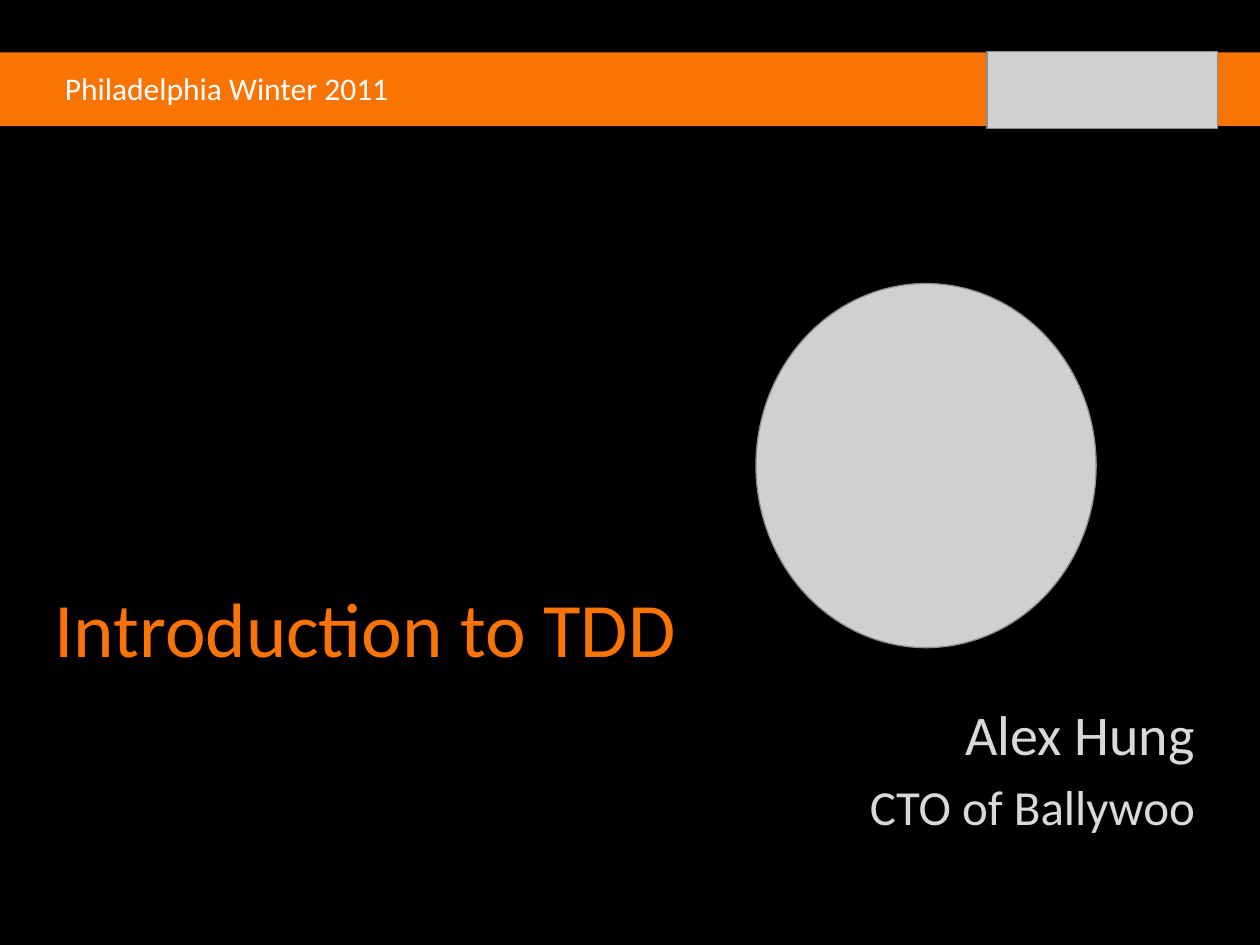
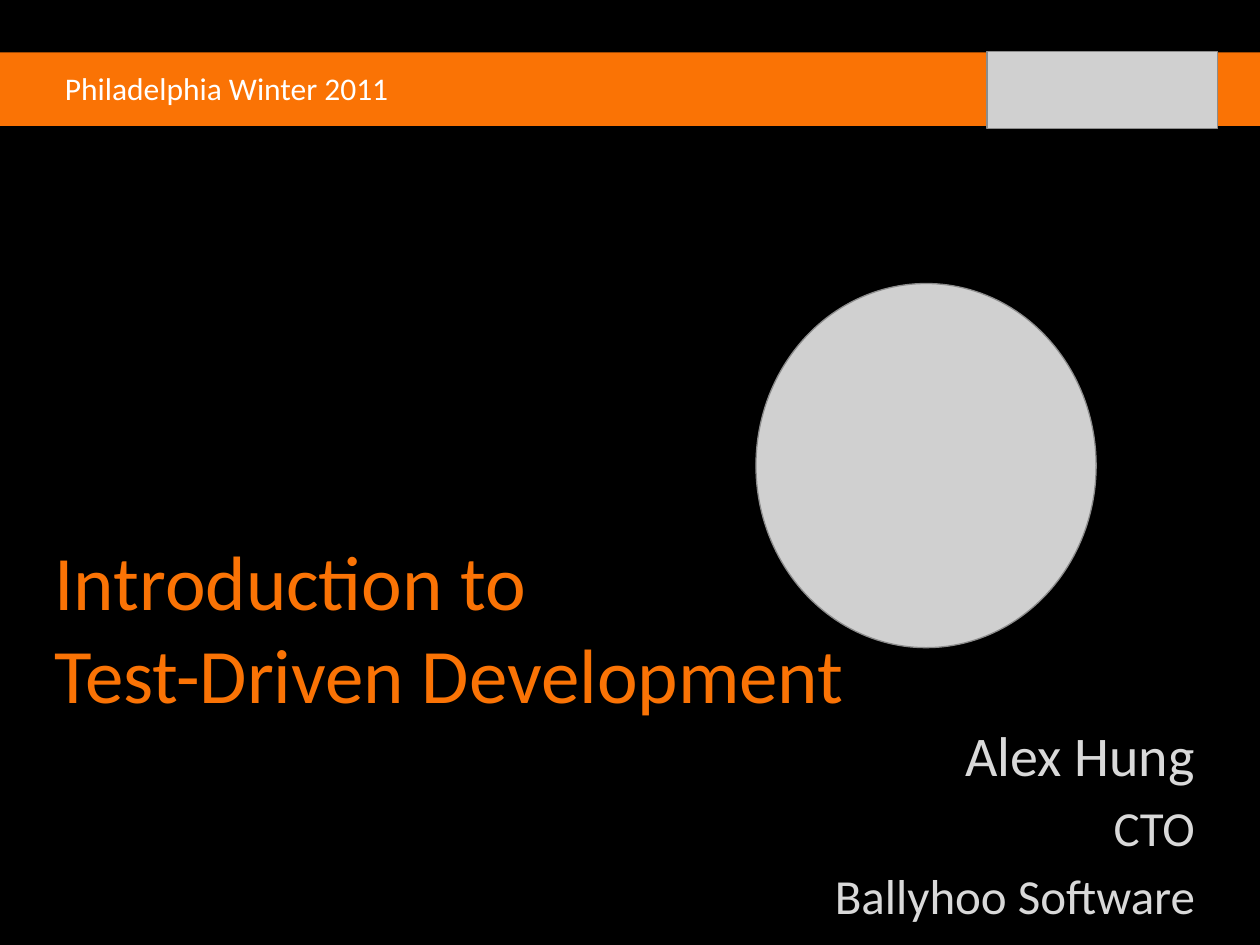
Before and after one commit to agilefire/November2010, a slide deck: slide 1 of Agile Firestarter Winter 2011 Test-Driven-Development.pptx. Drawn at 1260x945 pixels with LibreOffice and Linux fonts; fonts in the diff are those of the drawing; grey boxes stand for pictures; background and template pictures are left out. Boxes give left, top, right and bottom in pixels: in the first picture for what was removed or moved away, otherwise in the second. Text is boxed around its words. In the diff, an @@ line names an element or a change of style, - is before the commit and + after.

```diff
--- a/Agile Firestarter Winter 2011 Test-Driven-Development.pptx
+++ b/Agile Firestarter Winter 2011 Test-Driven-Development.pptx
@@ title at (55,556,844,716): text changed @@
-Introduction to TDD
+Introduction to
+Test-Driven Development
@@ subtitle "Alex Hung": place and size @@
-subtitle "Alex Hung" at (870,716,1195,833)
+subtitle "Alex Hung" at (835,737,1195,922)
@@ subtitle at (835,814,1195,922): text changed @@
-CTO of Ballywoo
+CTO
+Ballyhoo Software
```
Also in this commit, not shown: 9 other slides changed, 10 slides added, 13 slides removed.
